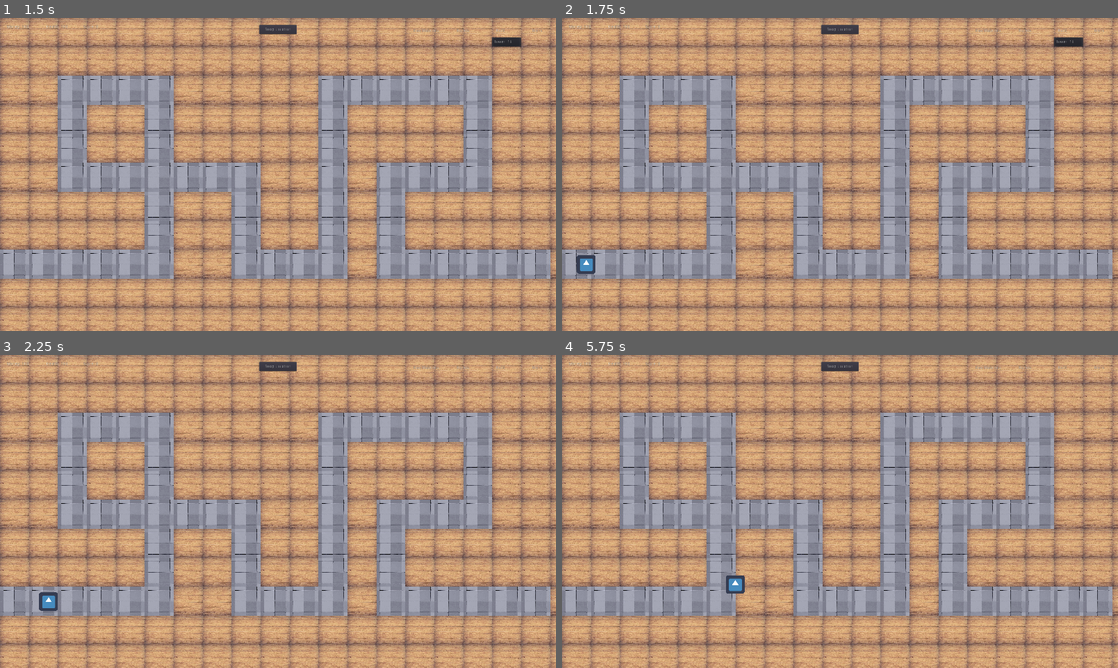
Above: before the commit, frames 1-4 (two rows, left to right).
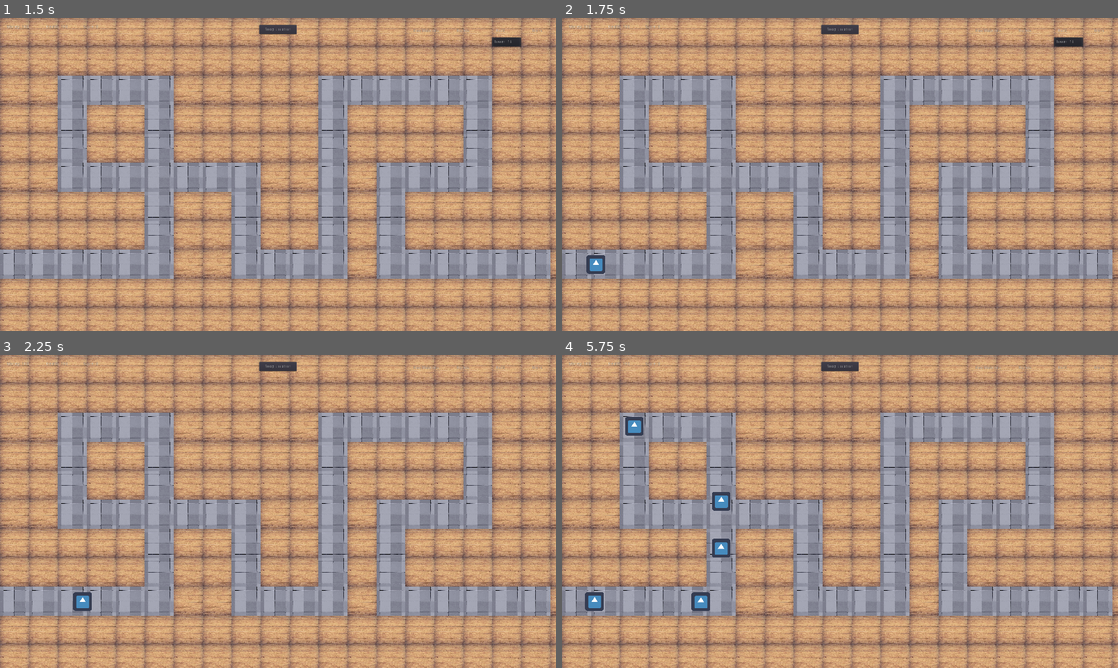
Above: after the commit, the same moments.

Repository: Vytautas-Hermann/GJ-2020
Game: Godot game, scene res://src/scenes/Title_Screen.tscn
The game is run twice, just before and just after one commit, with the same random seed, the same clock (stepped at 60 frames per second) and the same inputs. The engine's default icon, where the game draws it, is replaced by a stand-in: a white triangle on a blue panel in a dark square.
Inputs:
- Up to frame 1 (1.5 s): click "Start" at 0.5 s; click "Built" at 1.25 s
- Up to frame 2 (1.75 s): no input
- Up to frame 3 (2.25 s): click "Raw Materials" at 2 s
- Up to frame 4 (5.75 s): click "Bullets" at 2.75 s; click "Swap Location" at 3.5 s; click "Built" at 4.25 s; click "Raw Materials" at 5 s

Frame 1 is identical in both runs. In frame 2, 0.3% of the frame differs, in the area x 2-8%, y 75-82%; in frame 3, 0.4%; in frame 4, 1.2%, in the area x 4-33%, y 19-82%.

Commit message:
fertig

Diff:
--- a/src/prefab/Enemy.tscn
+++ b/src/prefab/Enemy.tscn
@@ -15,8 +15,8 @@
 
 [node name="Enemy" type="Area2D"]
 linear_damp = 0.0
-collision_layer = 6
-collision_mask = 6
+collision_layer = 2
+collision_mask = 2
 script = ExtResource( 2 )
 
 [node name="AnimatedSprite" type="AnimatedSprite" parent="."]
--- a/src/scenes/Game.tscn
+++ b/src/scenes/Game.tscn
@@ -15,7 +15,6 @@
 Enemy = ExtResource( 9 )
 
 [node name="SpawnTimer" type="Timer" parent="."]
-one_shot = true
 
 [node name="Game_Board" type="Node2D" parent="."]
 script = ExtResource( 5 )
--- a/src/scripts/enemy.gd
+++ b/src/scripts/enemy.gd
@@ -24,19 +24,17 @@
 		if rand_range(0,1) < available_allergies[allergy]:
 			allergies.append(allergy)
 	position = Vector2(0,400)
-	speed = rand_range(100,200)
+	speed = rand_range(200,400)
 	screen_size = get_viewport_rect().size
 	hunger = rand_range(20,200)
 	set_type("prof")
 	position = Vector2(50,850)
-	direction = Vector2(1, 1/speed)
-	v = Vector2(speed, speed)
+	direction = Vector2(1, 0)
+	v = Vector2(speed, 1)
 
 func _process(delta):
 	var newPos = position + direction * delta
 	newPos += Vector2(50, 50) * direction
-	var lastDirection = direction
-	print(lastDirection)
 	var newDirection
 	var i
 	var j
@@ -50,34 +48,38 @@
 		# rechts
 		i = nextField.x
 		j = nextField.y + 1
-		newDirection = Vector2(1, 1/speed)
-		if (newDirection != Vector2(-1,-1)*lastDirection && !_nextField0(i,j)):
+		newDirection = Vector2(1, 0)
+		if (newDirection != Vector2(-1,-1)*direction && !_nextField0(i,j)):
 			direction = newDirection
+			v = Vector2(speed, 1)
 		else:
 			# links
 			i = nextField.x
 			j = nextField.y - 1
-			newDirection = Vector2(-1, 1/-speed)
-			if (newDirection != Vector2(-1,-1)*lastDirection && !_nextField0(i,j)):
+			newDirection = Vector2(-1, 0)
+			if (newDirection != Vector2(-1,-1)*direction && !_nextField0(i,j)):
 				direction = newDirection
+				v = Vector2(-speed, -1)
 			else:
 				# unten
 				i = nextField.x + 1
 				j = nextField.y
-				newDirection = Vector2(1/speed, 1)
-				if (newDirection != Vector2(-1,-1)*lastDirection && !_nextField0(i,j)):
+				newDirection = Vector2(0, 1)
+				if (newDirection != Vector2(-1,-1)*direction && !_nextField0(i,j)):
 					direction = newDirection
+					v = Vector2(1, speed)
 				else:
 					# oben
 					i = nextField.x -1
 					j = nextField.y
-					newDirection = Vector2(1/-speed, -1)
-					if (newDirection != Vector2(-1,-1)*lastDirection && !_nextField0(i,j)):
+					newDirection = Vector2(0, -1)
+					if (newDirection != Vector2(-1,-1)*direction && !_nextField0(i,j)):
 						#print(lastDirection)
 						print("new " + var2str(newDirection))
 						direction = newDirection
+						v = Vector2(-1,-speed)
 
-	position += direction * v * delta
+	position += v * delta
 
 func get_tag():
 	return "enemy"
